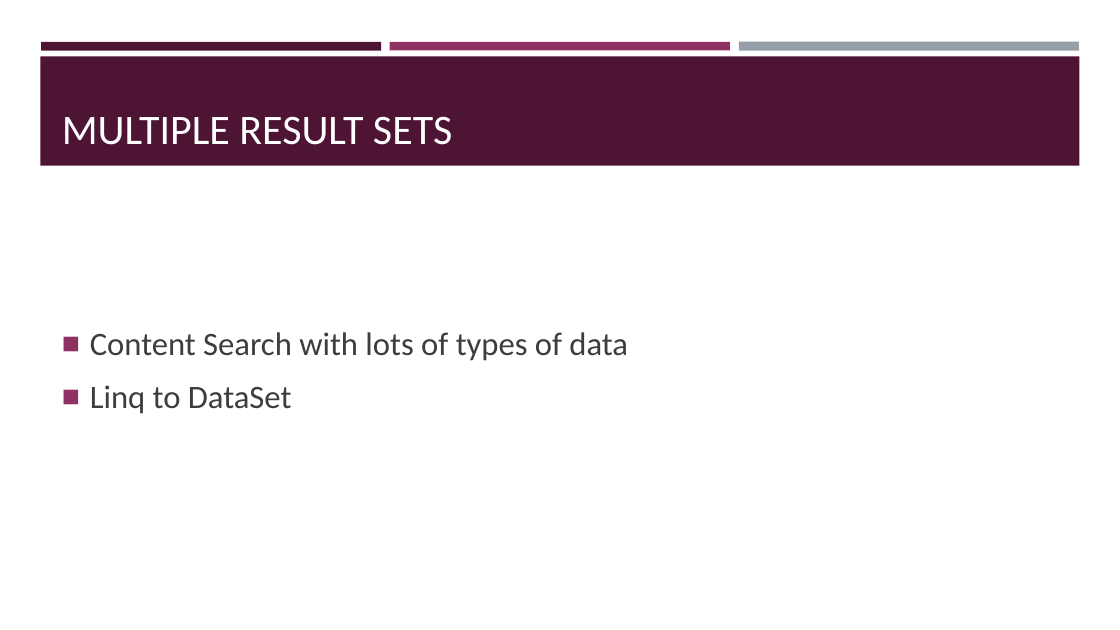
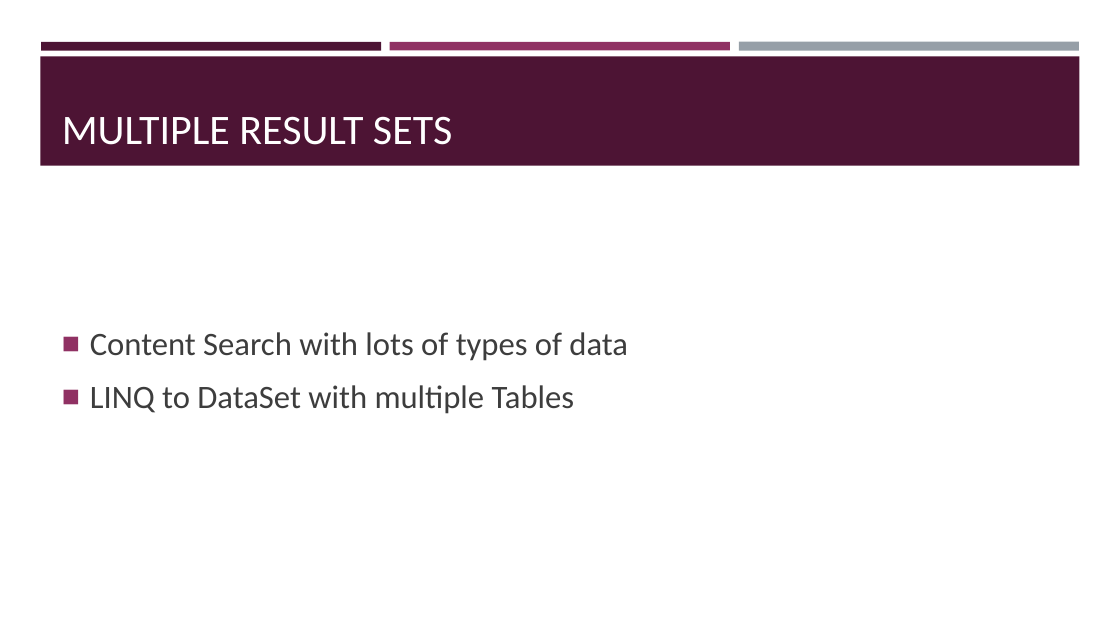
Before and after one commit to zaudtke/Presentations, a slide deck: slide 33 of embracesql/empbracesql.pptx (slide 31 before the commit). Drawn at 1120x630 pixels with LibreOffice and Linux fonts; fonts in the diff are those of the drawing. Boxes give left, top, right and bottom in pixels: in the first picture for what was removed or moved away, otherwise in the second. Text is boxed around its words. In the diff, an @@ line names an element or a change of style, - is before the commit and + after.

```diff
--- a/embracesql/empbracesql.pptx
+++ b/embracesql/empbracesql.pptx
@@ text at box(90, 385, 575, 414): text changed @@
-■ Linq to DataSet
+■ LINQ to DataSet with multiple Tables
```
Also in this commit, not shown: 15 other slides changed, 6 slides added, 1 slide removed, 1 other file.
